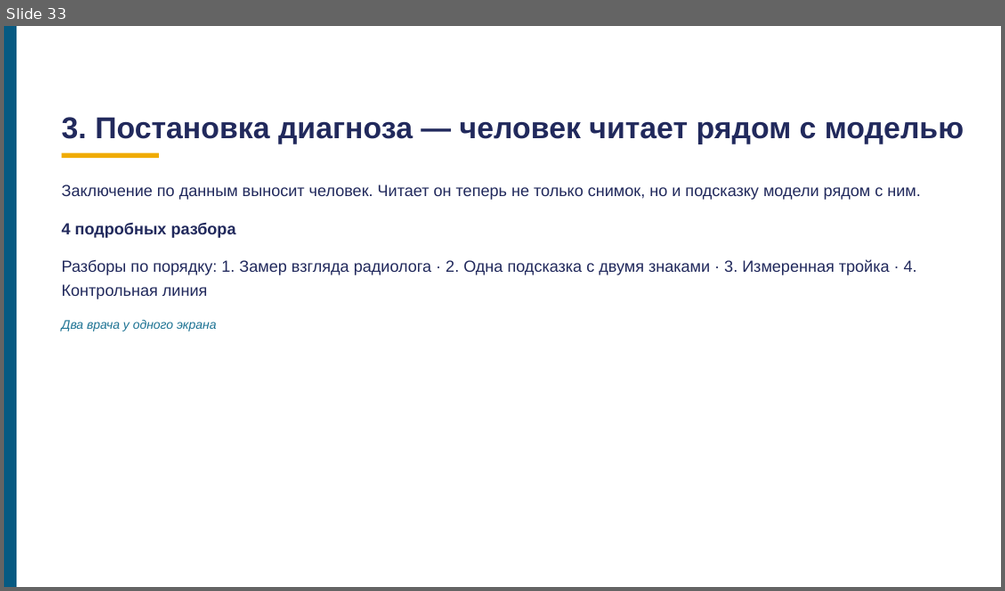
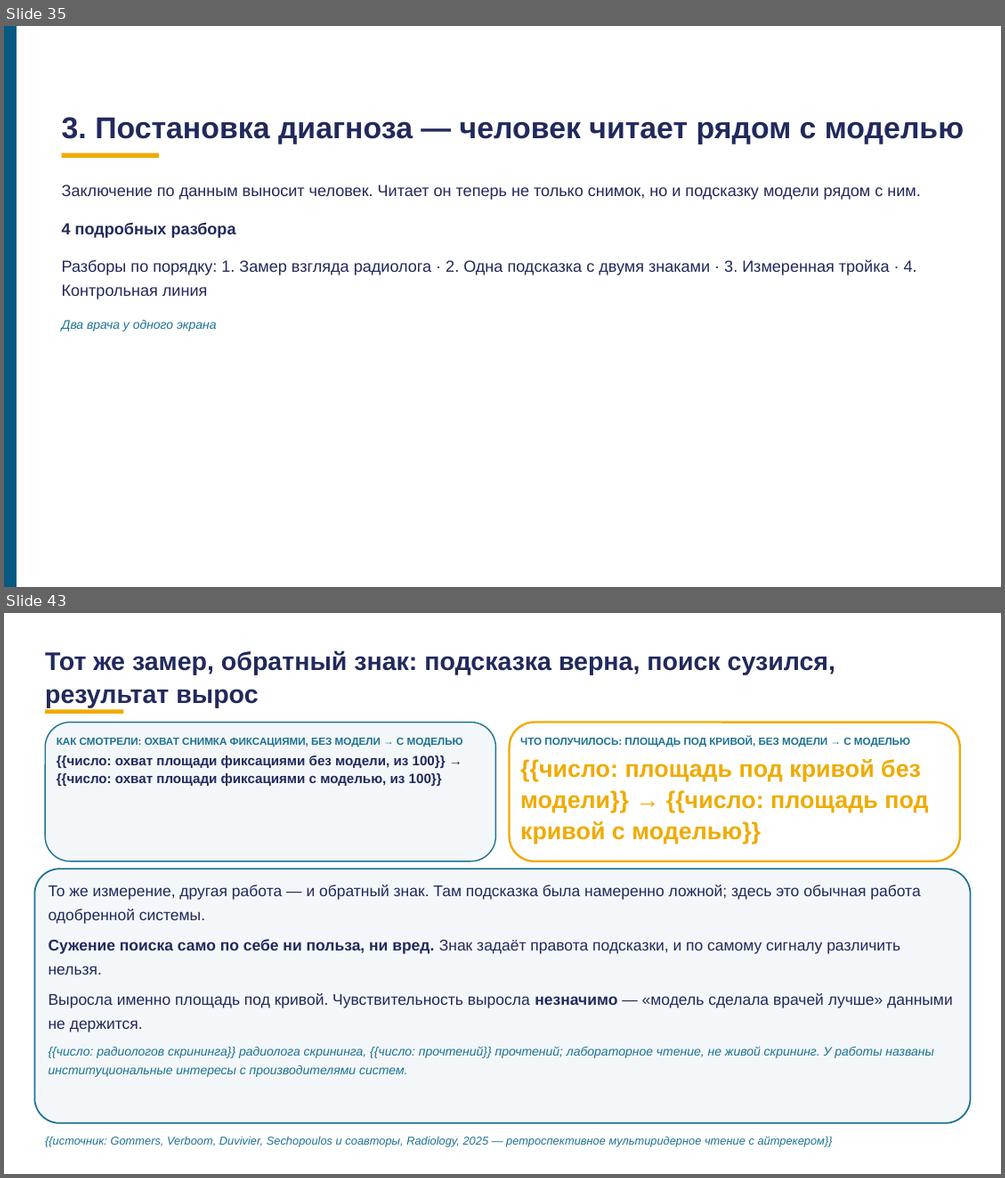
Before and after one commit to tellina-study/AI-usage-lessons, a slide deck: library/lectures/lec-07/rework/deck/lec-07-karkas.pptx. Shown one above the other, each under a label of ours: slide 33 before the commit, slides 35 and 43 after it; the slides between them are not shown. The pictures are 1005x591 and 1005x1178 pixels, drawn with LibreOffice and Linux fonts; fonts in the diff are those of the drawing. Boxes give left, top, right and bottom in pixels: in the first picture for what was removed or moved away, otherwise in the second. Text is boxed around its words. In the diff, an @@ line names an element or a change of style, - is before the commit and + after.

```diff
--- a/library/lectures/lec-07/rework/deck/lec-07-karkas.pptx
+++ b/library/lectures/lec-07/rework/deck/lec-07-karkas.pptx
@@ slide 43 added at [4, 613, 1001, 1174], background #FFFFFF @@
@@ text added at [45, 650, 835, 708], 24.5 pt, text #21295C, bold @@
+Тот же замер, обратный знак: подсказка верна, поиск сузился, результат вырос
@@ rectangle added at [45, 709, 123, 714], fill #F0AB00 @@
@@ rounded rectangle added at [45, 722, 496, 861], fill #F4F7FA, outline #1C7293 1.2 pt @@
@@ text added at [57, 738, 463, 747], 10 pt, text #1C7293, bold @@
+КАК СМОТРЕЛИ: ОХВАТ СНИМКА ФИКСАЦИЯМИ, БЕЗ МОДЕЛИ → С МОДЕЛЬЮ
@@ rounded rectangle added at [510, 722, 961, 861], fill #FFFFFF, outline #F0AB00 2 pt @@
@@ text added at [520, 737, 910, 747], 10 pt, text #1C7293, bold @@
+ЧТО ПОЛУЧИЛОСЬ: ПЛОЩАДЬ ПОД КРИВОЙ, БЕЗ МОДЕЛИ → С МОДЕЛЬЮ
@@ text added at [57, 755, 445, 786], 13 pt, text #21295C, bold @@
+{{число: охват площади фиксациями без модели, из 100}} → {{число: охват площади фиксациями с моделью, из 100}}
@@ text added at [520, 759, 928, 844], 23 pt, text #F0AB00, bold @@
+{{число: площадь под кривой без модели}} → {{число: площадь под кривой с моделью}}
@@ rounded rectangle added at [34, 868, 971, 1123], fill #F4F7FA, outline #1C7293 1.5 pt @@
@@ text added at [48, 884, 953, 1077], 15 pt, text #21295C @@
+То же измерение, другая работа — и обратный знак. Там подсказка была намеренно ложной; здесь это обычная работа одобренной системы.
+Сужение поиска само по себе ни польза, ни вред. Знак задаёт правота подсказки, и по самому сигналу различить нельзя.
+Выросла именно площадь под кривой. Чувствительность выросла незначимо — «модель сделала врачей лучше» данными не держится.
+{{число: радиологов скрининга}} радиолога скрининга, {{число: прочтений}} прочтений; лабораторное чтение, не живой скрининг. У работы названы институциональные интересы с производителями систем.
@@ text added at [45, 1135, 833, 1147], 11 pt, text #1C7293, italic @@
+{{источник: Gommers, Verboom, Duvivier, Sechopoulos и соавторы, Radiology, 2025 — ретроспективное мультиридерное чтение с айтрекером}}
@@ what was slide 33 is now slide 35 @@
```
Also in this commit, not shown: 70 slides changed, 31 other slides added, 2 slides removed, 35 other files.
